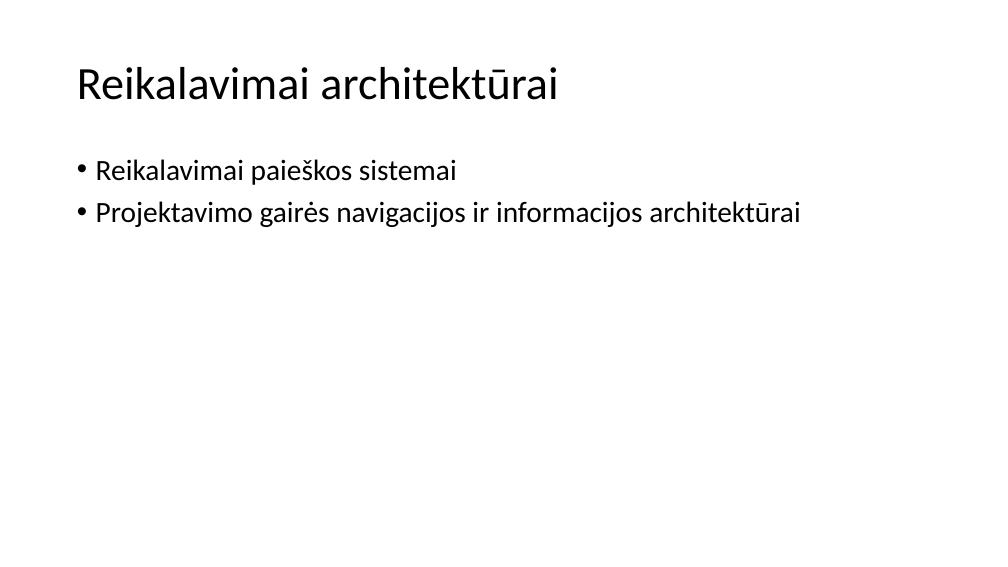
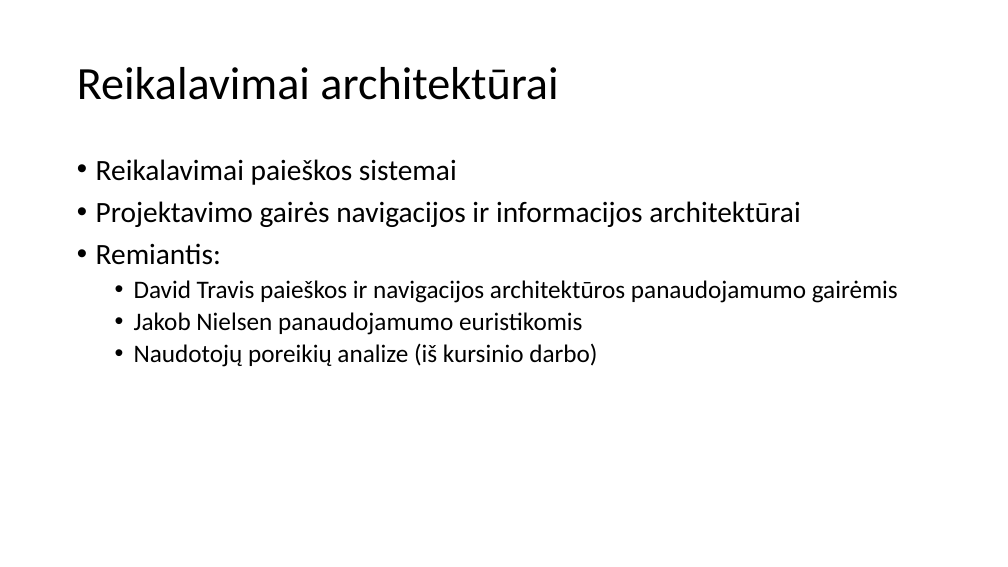
Before and after one commit to Steror/Projektinis-darbas, a slide deck: slide 5 of Atsiskaitymas/Projektinio pristatymas.pptx. Drawn at 1008x567 pixels with LibreOffice and Linux fonts; fonts in the diff are those of the drawing. Boxes give left, top, right and bottom in pixels: in the first picture for what was removed or moved away, otherwise in the second. Text is boxed around its words. In the diff, an @@ line names an element or a change of style, - is before the commit and + after.

```diff
--- a/Atsiskaitymas/Projektinio pristatymas.pptx
+++ b/Atsiskaitymas/Projektinio pristatymas.pptx
@@ text at (96,243,898,367): paragraphs added @@
+• Remiantis:
+  • David Travis paieškos ir navigacijos architektūros panaudojamumo gairėmis
+  • Jakob Nielsen panaudojamumo euristikomis
+  • Naudotojų poreikių analize (iš kursinio darbo)
```
Also in this commit, not shown: 6 other slides changed, 5 slides added, 1 slide removed, 1 other file.
